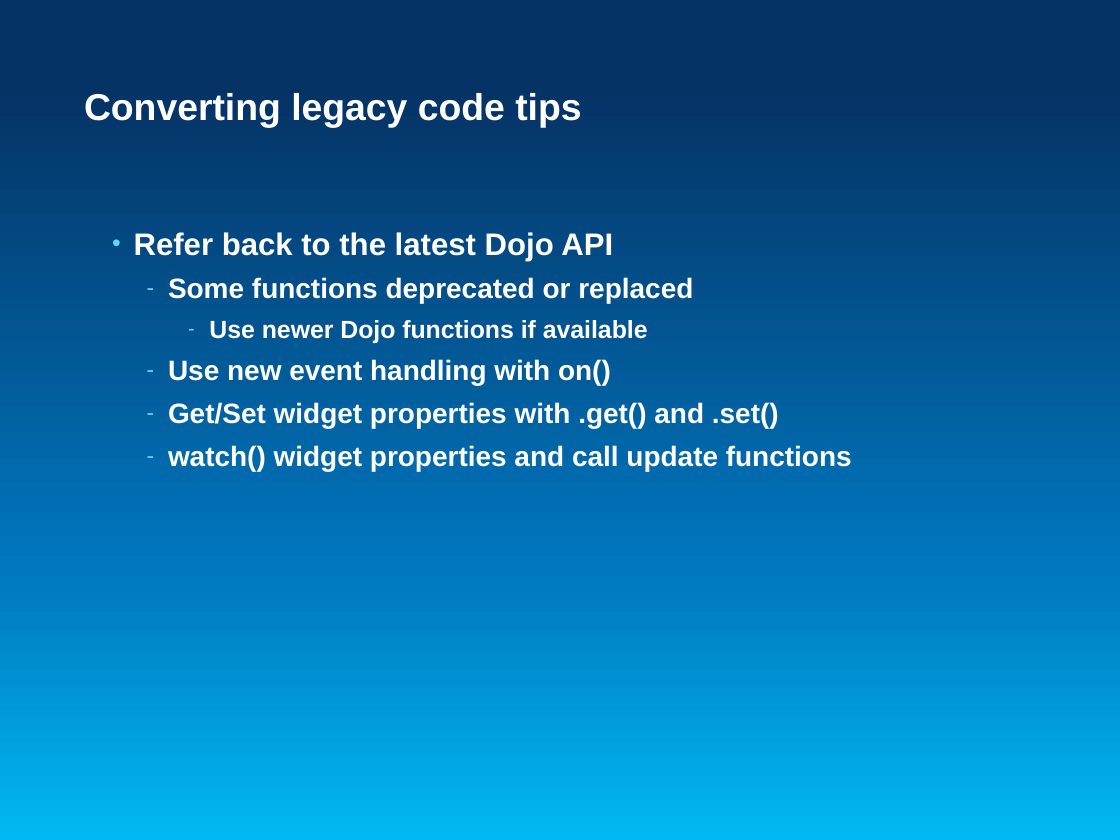
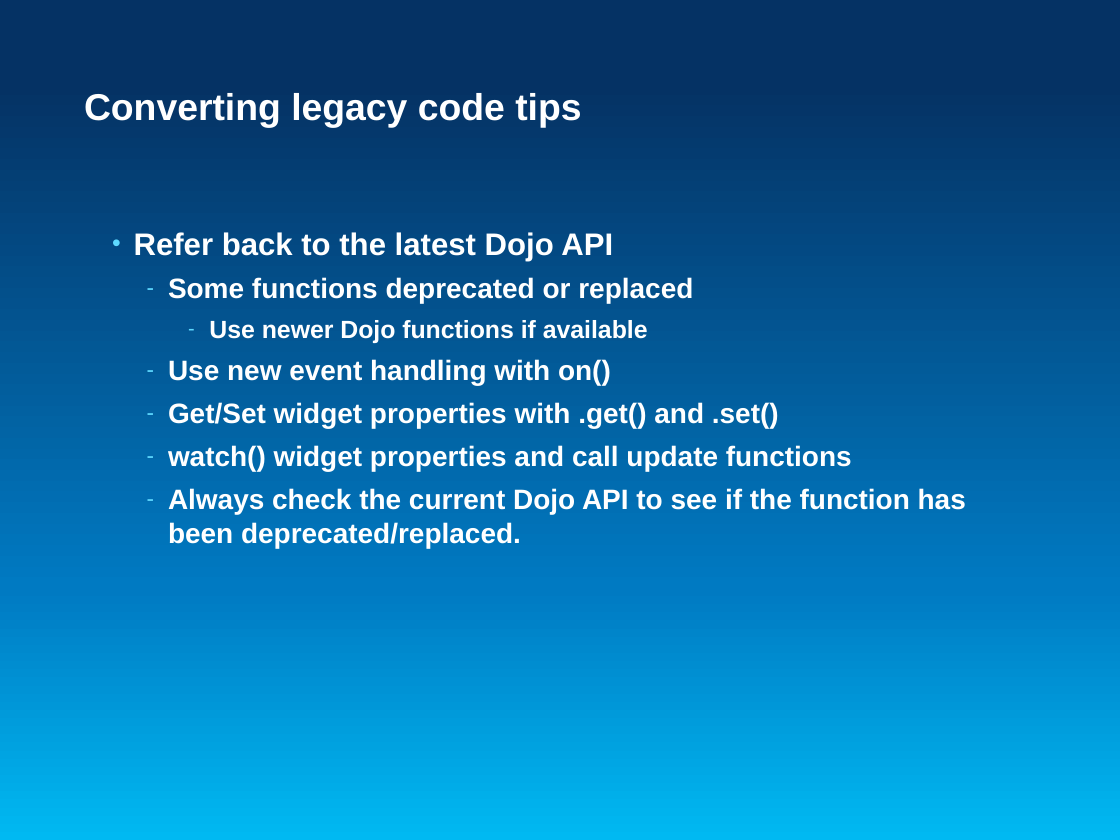
Before and after one commit to Esri/arcgis-dijit-sample-js, a slide deck: slide 10 of Creating AMD Dijits for ArcGIS API for JavaScript.pptx (slide 9 before the commit). Drawn at 1120x840 pixels with LibreOffice and Linux fonts; fonts in the diff are those of the drawing. Boxes give left, top, right and bottom in pixels: in the first picture for what was removed or moved away, otherwise in the second. Text is boxed around its words. In the diff, an @@ line names an element or a change of style, - is before the commit and + after.

```diff
--- a/Creating AMD Dijits for ArcGIS API for JavaScript.pptx
+++ b/Creating AMD Dijits for ArcGIS API for JavaScript.pptx
@@ text at [168, 488, 966, 548]: paragraph added @@
+  – Always check the current Dojo API to see if the function has been deprecated/replaced.
```
Also in this commit, not shown: 5 other slides changed, 1 slide added.
